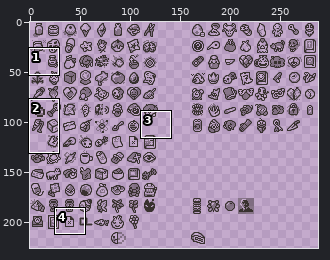
Sprite sheet, stored at content/gfx/death_items.png. Above, an overview of the earlier version with the close-up marked.
Close-up. The starting point:
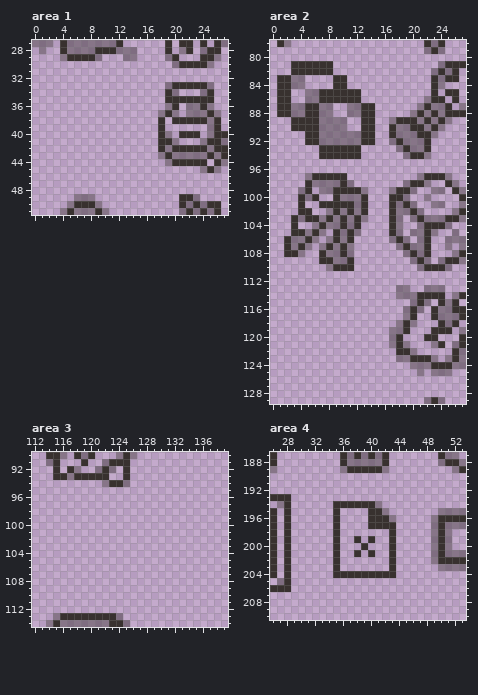
The file is 288x256 pixels. Colours within 5 levels of each other are drawn and written as one. Shown: area 1: x 0..27, y 27..51; area 2: x 0..27, y 78..129; area 3: x 112..139, y 90..114; area 4: x 26..53, y 187..210. The wide view leaves out empty margins. The commit also changed other parts of the picture, which this record leaves out.
After:
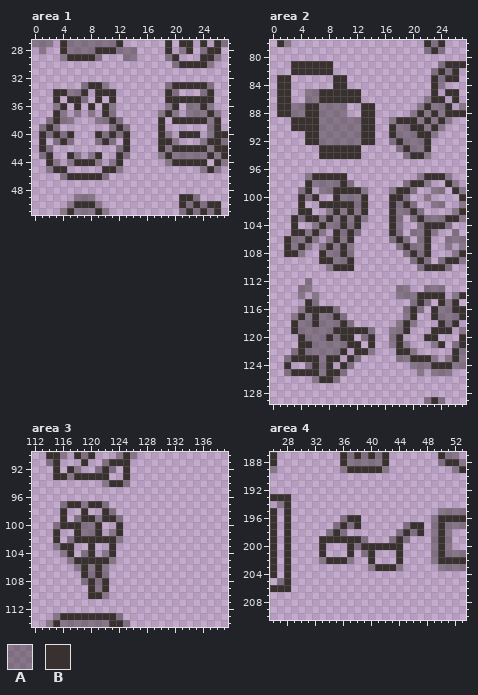
Palette (. is transparent): A #362f2d6d  B #38312f
Edits made:
Changed rows in their new state; - is an unchanged pixel.
Area 1:
first column x 1:
33 ------ABBA---
34 --BBAAB-BBB--
35 --B-BBA-B-B--
36 --AB-B-B-BA--
37 --BA-A-A-BA--
38 -ABAA---AABA-
39 ABA-------ABA
40 BABAB---BABAB
41 B-ABA---ABA-B
42 BA---------AB
43 AB--BA-AB--BA
44 -BA-ABBBA-AB-
45 -ABB-----BBA-
46 ---ABBBBBA---
Area 2:
first column x 3:
 83 ..--------
 84 ..--------
 87 ------AA..
 88 ------AA..
 89 --------AA
 90 --------AA
first column x 2:
112 ---A---------
113 --AA---------
114 --A-A--------
115 ---BA--------
116 --ABBBBA-----
117 -ABABAABA----
118 -BAABAAABA---
119 -BAAAAABBBBBA
120 --BAAABABB-AB
121 --BBAAAAABB-B
122 -ABAAAAAB-BBA
123 ABBBBABB-BA--
124 B--ABAB-BA---
125 ABBBBABBA----
126 ----ABBA-----
Area 3:
first column x 115:
 97 -ABBABBA--
 98 -B--B--BA-
 99 -B-ABBABBA
100 ABBBAAB--B
101 B--BAAB-AB
102 B-ABBBBBBA
103 ABB--B--B-
104 -AB-AB-AB-
105 --ABBBBBA-
106 ---ABABA--
107 ----BABA--
108 ----ABAB--
109 -----BAB--
110 -----BBA--
Area 4:
first column x 33:
194 --.......------
195 --.----...-----
196 --.ABB-....----
197 --ABAB-....-ABB
198 -A-A------.ABAB
199 BB-BB-A.--ABA--
200 B-.-BA-BBB-B---
201 B-.-B.A---.B---
202 AB-BA--B--.B---
203 --.----ABB-A---
204 --.........----
Where, in picture pixels (left, top, right, bottom), the same in both close-ups:
added: (39, 82, 130, 180)
erased: (291, 75, 305, 89)
changed: (333, 103, 361, 131)
added: (284, 278, 375, 383)
added: (53, 501, 123, 599)
changed: (319, 501, 424, 578)
